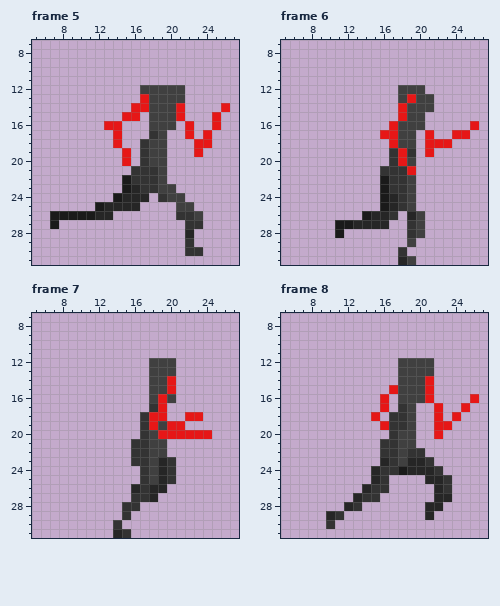
A pixel-art file gets an edit: aseperite textures/run cycle.ase. That is the earlier state.
32x32 pixels, 8 frames. Shown: frame 5: x 5..27, y 7..31; frame 6: x 5..27, y 7..31; frame 7: x 5..27, y 7..31; frame 8: x 5..27, y 7..31. The commit also changed other frames, which this record leaves out.
New version:
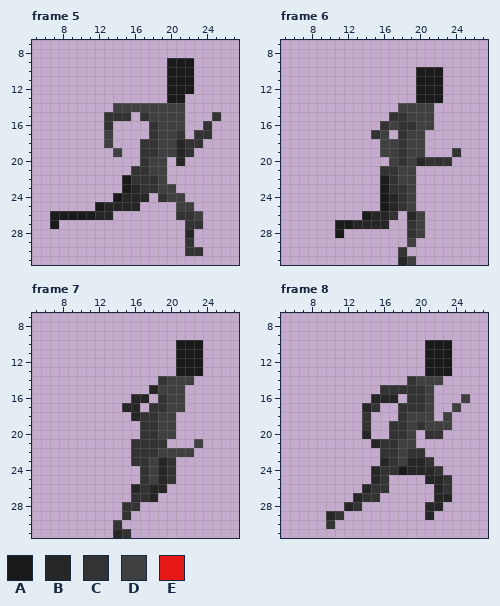
Palette (. is transparent): A #1a1a1a  B #262626  C #333333  D #404040  E #e61717
Author's note on the commit: completed (uncolored) run cycle (right)
Difference:
layer "head" added
--- frame 5
@@ x 5..27 @@
  8 .......................
- 9 .......................
-10 .......................
-11 .......................
-12 ............DDDDD......
-13 ............EDDDD......
-14 ...........EEDDDE....E.
-15 ..........EE.DDDE...E..
-16 ........EE...DDD.E..E..
-17 .........E...CD..E.E...
-18 .........E..CDD...EE...
-19 ..........E.CDD...E....
-20 ..........E.CDD........
-21 ...........CCCD........
+ 9 ...............AAA.....
+10 ...............AAA.....
+11 ...............AAA.....
+12 ...............AAA.....
+13 ...............AA......
+14 .........DDDDDDDD......
+15 ........CCC.CDDDD...C..
+16 ........C....CDDD..C...
+17 ........D....CDDC.CC...
+18 ........D...CCDDBCC....
+19 .........D..CCDDBC.....
+20 ............CDD.B......
+21 ...........CCDD........
 22 ..........ACCCD........
--- frame 6
@@ x 13..27 @@
  9 ...............
-10 ...............
-11 ...............
-12 .....DDD.......
-13 .....DEDD......
-14 .....EDDD......
-15 .....EDD.......
-16 ....EDDD.....E.
-17 ...EEDD.E..EE..
-18 ....EDD.EEE....
-19 ....CEC.E......
-20 ....CED........
-21 ...CCCE........
-22 ...ACCD........
+10 .......AAA.....
+11 .......AAA.....
+12 .......AAA.....
+13 .......AAA.....
+14 .....DDDD......
+15 ....CCDDD......
+16 ...CDCCDD......
+17 ..CD.CDD.......
+18 ...DDCDD.......
+19 ...DDCDD...C...
+20 ....DCDBCCC....
+21 ...CCDD........
+22 ...ACDD........
 23 ...ACCD........
--- frame 7
@@ x 13..26 @@
  9 ..............
-10 ..............
-11 ..............
-12 .....DDD......
-13 .....DDD......
-14 .....DDE......
-15 .....DDE......
-16 .....DED......
-17 .....CE.......
-18 ....CEE..EE...
-19 ....CEDEE.....
-20 ....CDEEEEEE..
-21 ...CCDD.......
-22 ...CCDD.......
+10 ........AAA...
+11 ........AAA...
+12 ........AAA...
+13 ........AAA...
+14 ......CDDD....
+15 .....BDDD.....
+16 ...BB.CDD.....
+17 ..BB.CCDD.....
+18 ...BCCDD......
+19 ....CCDD......
+20 ....CCDD......
+21 ...CCCC...D...
+22 ...CCCDDDD....
 23 ...CCDBC......
--- frame 8
@@ x 12..27 @@
  9 ................
-10 ................
-11 ................
-12 ......DDDD......
-13 ......DDDD......
-14 ......DDDE......
-15 .....EDDDE......
-16 ....E.DDDE....E.
-17 ....E.CD..E..E..
-18 ...E.CCD..E.E...
-19 ....ECCD..EE....
-20 .....CDD..E.....
-21 ....CCDD........
+10 .........AAA....
+11 .........AAA....
+12 .........AAA....
+13 .........AAA....
+14 .......CDDD.....
+15 ....CCCCCD......
+16 ...BBB.CCD...D..
+17 ..BC..CCCD..D...
+18 ..C...CDDD.D....
+19 ..C..CCDCDDD....
+20 ..B..CCD.CC.....
+21 ...BCCDD........
 22 ....CCDCC.......
Pixel boxes of the changes (left, top, right, bottom) in both pictures:
changed: (104, 58, 230, 175)
changed: (371, 67, 479, 184)
changed: (122, 340, 212, 457)
changed: (362, 340, 479, 448)
